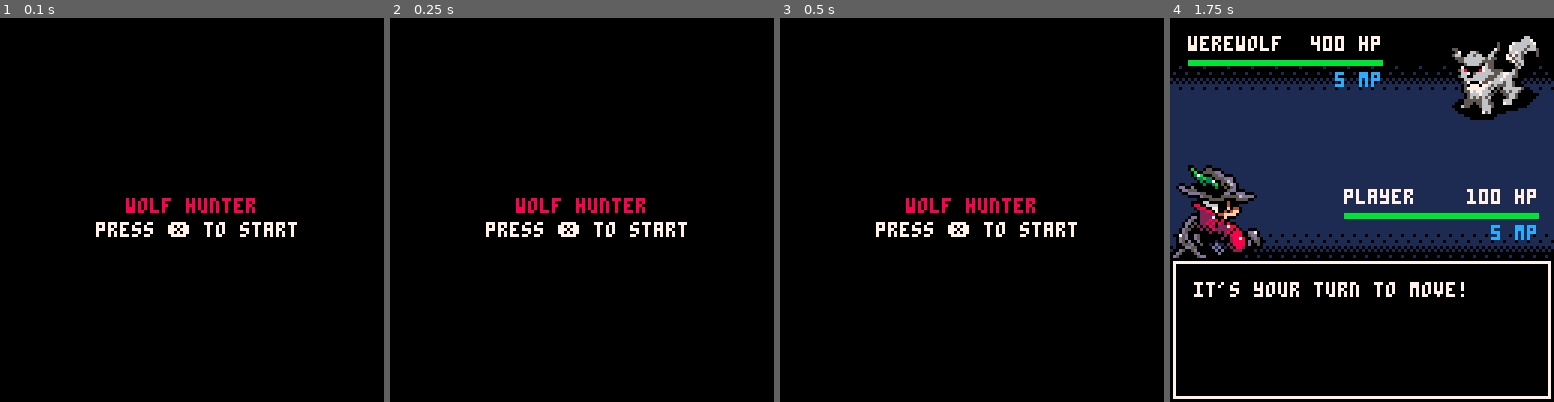
Above: before the commit, frames 1-4 (left to right).
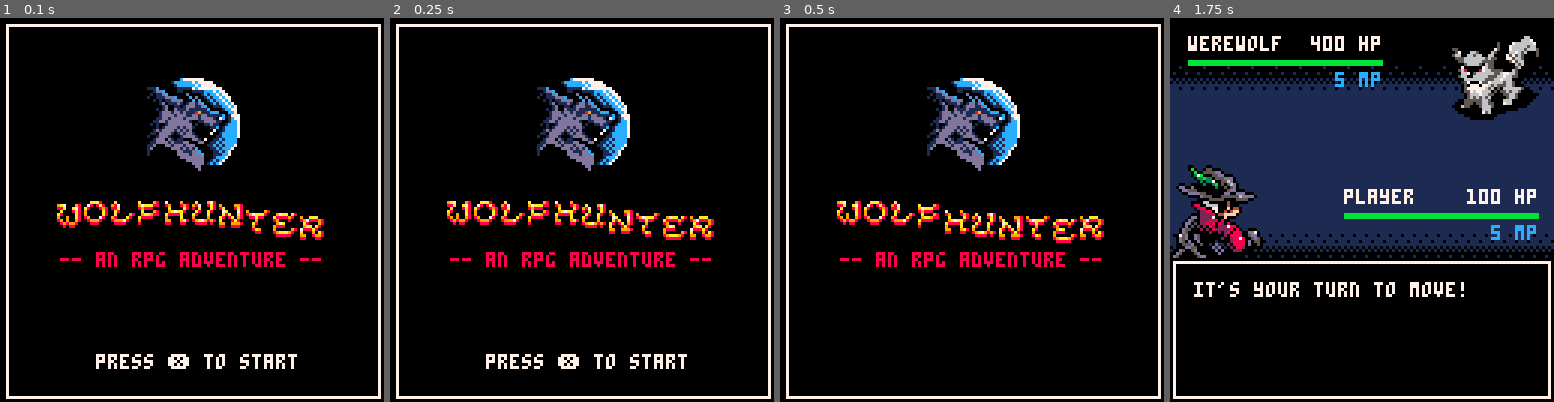
Above: after the commit, the same moments.

Repository: pixegami/wolfhunter
Game: PICO-8 cartridge moonshot.p8
Two runs of this game, one before a commit and one after it. Both use one fixed random seed, a clock stepped at 60 frames per second and the inputs below.
Inputs:
- Up to frame 1 (0.1 s): no input
- Up to frame 2 (0.25 s): no input
- Up to frame 3 (0.5 s): tap O (Z key) at 0.33 s
- Up to frame 4 (1.75 s): tap O (Z key) at 0.7, 1.43 s; tap X (X key) at 1.07 s

The runs differ from the first frame. In frame 1, 11% of the frame differs, in the area x 1-100%, y 1-100%; in frame 2, 11%; in frame 3, 10%; in frame 4, nothing differs.

Commit message:
added sfx and music and screenshots

Diff:
--- a/moonshot.p8
+++ b/moonshot.p8
@@ -226,10 +226,13 @@
     local pos_y = translated_xy["y"]
 
     -- move the cursor and cap its positions.
-     if btnp(0) then pos_x = max(0, pos_x - 1) end
-     if btnp(1) then pos_x = min(this.n_columns - 1, pos_x + 1) end
-     if btnp(2) then pos_y = max(0, pos_y - 1) end
-     if btnp(3) then pos_y = min(flr(#this.items / this.n_columns) - 1, pos_y + 1) end
+    if btnp(0) then pos_x = max(0, pos_x - 1) end
+    if btnp(1) then pos_x = min(this.n_columns - 1, pos_x + 1) end
+    if btnp(2) then pos_y = max(0, pos_y - 1) end
+    if btnp(3) then pos_y = min(flr(#this.items / this.n_columns) - 1, pos_y + 1) end
+
+    --play selection sfx
+    if btnp(0) or btnp(1) or btnp(2) or btnp(3) then sfx(1) end
 
     -- translate x and y back into selected index.
     this.selected_index = this.n_columns * pos_y + pos_x + 1
@@ -239,12 +242,14 @@
       local selected_event_id = this.items[this.selected_index]
       local selected_event = generate_event(selected_event_id, state.player, state.enemy)
       sequence:insert(selected_event)
+      sfx(0)
     end
 
     -- execute the back function
     if btnp(4) and this.back_action then
       sequence:insert(new_event("menu"))
       sequence:next()
+      sfx(2)
     end
   end
 
@@ -321,7 +326,7 @@
 function new_heal_event(name, unit, value)
   local event = new_info_event(unit.name.." uses "..name..".", true)
   event.action = function(this)
-    sfx(1)
+    sfx(13)
     unit.vfx_animation = new_heal_vfx_animation("green")
 
     -- heal status effects
@@ -346,6 +351,7 @@
   event.action = function(this)
 
     unit.vfx_animation = new_heal_vfx_animation()
+    sfx(13)
 
     local mp_gap = unit.max_mana - unit.mana
     if mp_gap == 0 then
@@ -363,6 +369,7 @@
   event.action = function(this)
     unit:animate(new_heal_animation())
     unit.hp += heal_value
+    sfx(12)
   end
   return event
 end
@@ -372,6 +379,7 @@
   event.action = function(this)
     unit:animate(new_mana_animation())
     unit.mana += mana_value
+    sfx(12)
   end
   return event
 end
@@ -391,7 +399,9 @@
 
     -- resolve blind.
     if unit.blind > 0 then
-      head_event:chain_add(new_info_event(unit.name.." is blind... the attack misses!"))
+      local miss_event = new_info_event(unit.name.." is blind... the attack misses!", true)
+      miss_event.action = function() sfx(14) end
+      head_event:chain_add(miss_event)
       sequence:insert(head_event.next)
       return
     end
@@ -425,7 +435,7 @@
         target.block -= blocked_damage
         damage -= blocked_damage
         local block_event = new_info_event("blocked "..blocked_damage.." damage.", true)
-        block_event.action = function(this) target.vfx_animation = get_vfx_for_action("block") end
+        block_event.action = function(this) target.vfx_animation = get_vfx_for_action("block") sfx(5) end
         head_event:chain_add(block_event)
       end
     end
@@ -494,6 +504,7 @@
   dmg_event.action = function(this)
     unit.hp -= value
     unit:animate(new_hit_animation())
+    sfx(3)
     if unit.hp <= 0 then
       unit.hp = 0
       sequence:insert(new_end_combat_event(unit.name))
@@ -529,21 +540,23 @@
   event.action = function(this)
     local block_event = new_block_event(unit, value)
     block_event.action = function(this) unit.block += value end
-    unit.vfx_animation = get_vfx_for_action(name)
+    unit.vfx_animation = get_vfx_for_action("defend")
     sequence:insert(block_event)
+    sfx(4)
   end
   return event
 end
 
 function new_block_event(unit, value)
   local desc = unit.name.." gains "..value.." block."
-  local event = new_event("block", desc, true)
+  local event = new_info_event(desc, true)
   event.action = function(this) unit.block += value end
   return event
 end
 
 function new_dark_charge_event(unit)
-  local event = new_info_event(unit.name.." howls and leaps high into the night. beware!")
+  local event = new_info_event(unit.name.." howls and leaps high into the night. beware!", true)
+  event.action = function() sfx(8) end
   unit:insert_event("dark flight")
   return event
 end
@@ -691,6 +704,7 @@
 
     -- each time we press x, the sequence progresses.
     if btnp(5) or event.type == "auto" then sequence:next() end
+    if btnp(5) and (event.type == "story" or event.type == "damage") then sfx(1) end
   end
 
   return scene
@@ -705,6 +719,7 @@
   local scene = {}
 
   scene.init = function(this)
+    music(-1)
     return this
   end
 
@@ -712,11 +727,12 @@
     cls(0)
     print_x_centered("victory", 60, 11)
     print_x_centered("you have defeated the monster!", 68, 7)
+    rect(2, 2, 126, 126, 7)
   end
 
   scene.update = function(this)
     -- reset to the combat scene.
-    if btnp(5) then global_scene = new_splash_scene():init() end
+    if btnp(5) then sfx(1) global_scene = new_splash_scene():init() end
   end
 
   return scene
@@ -726,6 +742,7 @@
   local scene = {}
 
   scene.init = function(this)
+    music(-1)
     return this
   end
 
@@ -733,11 +750,12 @@
     cls(0)
     print_x_centered("gameover", 60, 8)
     print_x_centered("you have lost!", 68, 7)
+    rect(2, 2, 126, 126, 7)
   end
 
   scene.update = function(this)
     -- reset to the combat scene.
-    if btnp(5) then global_scene = new_splash_scene():init() end
+    if btnp(5) then sfx(1) global_scene = new_splash_scene():init() end
   end
 
   return scene
@@ -747,18 +765,42 @@
   local scene = {}
 
   scene.init = function(this)
+    music(0)
     return this
   end
 
   scene.draw = function(this)
     cls(0)
-    print_x_centered("wolf hunter", 60, 8)
-    print_x_centered("press ❎ to start", 68, 7)
+    rect(2, 2, 126, 126, 7)
+    print_x_centered("-- an rpg adventure --", 78, 8)
+    this:draw_logo()
+
+    if (flip_count(15)) then
+      print_x_centered("press ❎ to start", 112, 7)
+    end
+  end
+
+  scene.draw_logo = function(this)
+    local logo_y = 64
+    local spr_start = 97
+    local letter_width = 9
+    local offset_power = 3
+
+    local total_width = 10 * letter_width
+    local logo_x = (128 - total_width) / 2
+
+    for i=0, 9 do
+      offset_factor = sin(f_count/64 + i/16)
+      spr(spr_start + i, logo_x + i * letter_width, logo_y + offset_factor * offset_power)
+    end
+
+    -- wolf moon logo
+    spr(137, 48, 20, 4, 4)
   end
 
   scene.update = function(this)
     -- reset to the combat scene.
-    if btnp(5) then global_scene = new_combat_scene():init() end
+    if btnp(5) then sfx(20) global_scene = new_combat_scene():init() end
   end
 
   return scene
@@ -836,16 +878,21 @@
 -->8
 -- visual effects
 function get_vfx_for_action(name)
-  if name == "slash" then return new_slash_animation() end
-  if name == "dark flight" then return new_blue_slash_animation() end
-  if name == "ravage" then return new_slash_animation() end
-  if name == "spark" then return new_spark_animation() end
-  if name == "fireball" then return new_fire_attack_animation() end
+  if name == "slash" then sfx(7) return new_slash_animation() end
+  if name == "dark flight" then sfx(6) return new_blue_slash_animation() end
+  if name == "ravage" then sfx(6) return new_slash_animation() end
+  if name == "spark" then sfx(9) return new_spark_animation() end
+  if name == "fireball" then sfx(10) return new_fire_attack_animation() end
   if name == "defend" then return new_shield_animation() end
   if name == "strong defend" then return new_shield_animation() end
   if name == "block" then return new_shield_animation() end
-  if name == "silver knife" then return new_blue_slash_animation() end
-
+  if name == "silver knife" then sfx(11) return new_blue_slash_animation() end
+
+  -- generic animation but special SFX
+  if name == "cleave" then sfx(15) new_generic_attack_animation() end
+  if name == "crossbow" then sfx(16) new_generic_attack_animation() end
+
+  sfx(6)
   return new_generic_attack_animation()
 end
 
Not shown, changed: 31 lines of the sprite sheet (__gfx__) section of moonshot.p8
Not shown, changed: the music (__music__) section of moonshot.p8
Not shown, changed: the sound effects (__sfx__) section of moonshot.p8
Not shown, added: images/moonshot p8_000.png
Not shown, added: images/moonshot p8_001.png
Not shown, added: images/moonshot p8_002.png
Not shown, added: images/moonshot p8_003.png
Not shown, added: images/moonshot p8_004.png
Not shown, added: images/moonshot p8_005.png
Not shown, changed: index.html
Not shown, changed: index.js
Not shown, added: moonshot.p8.png
